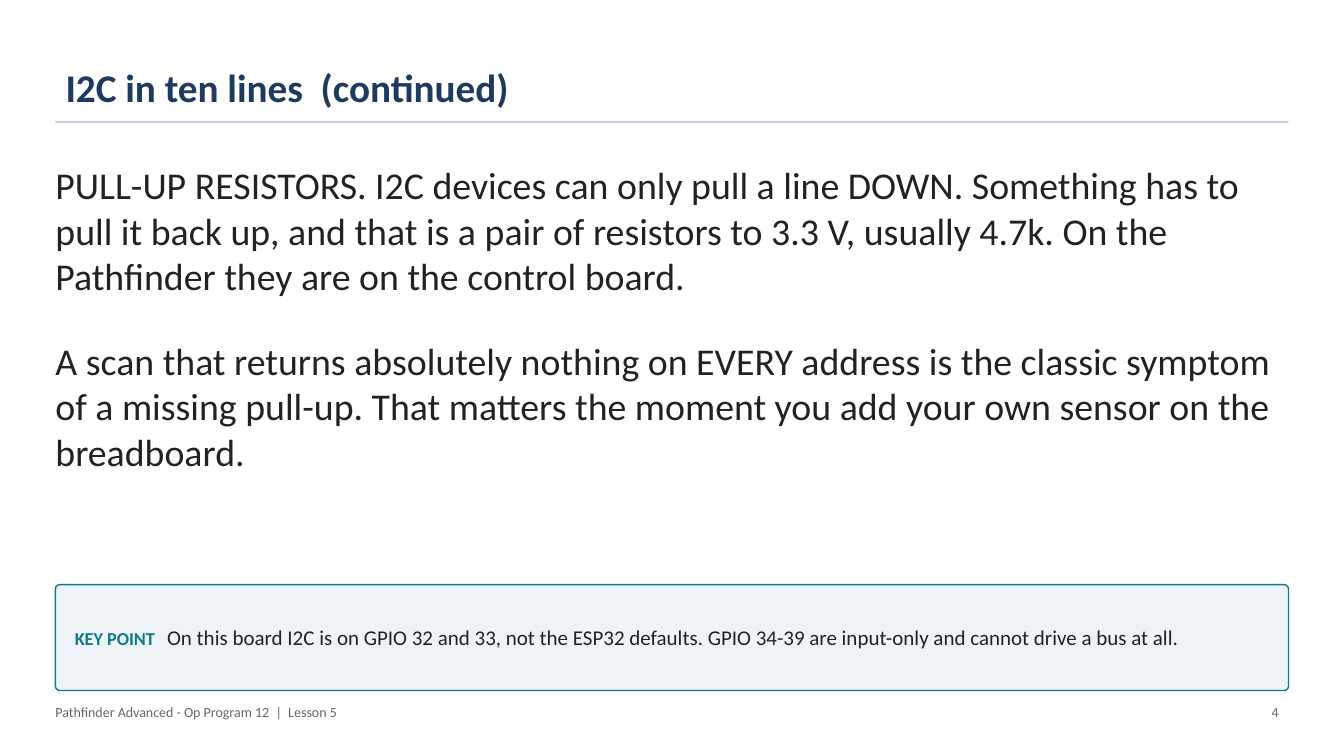
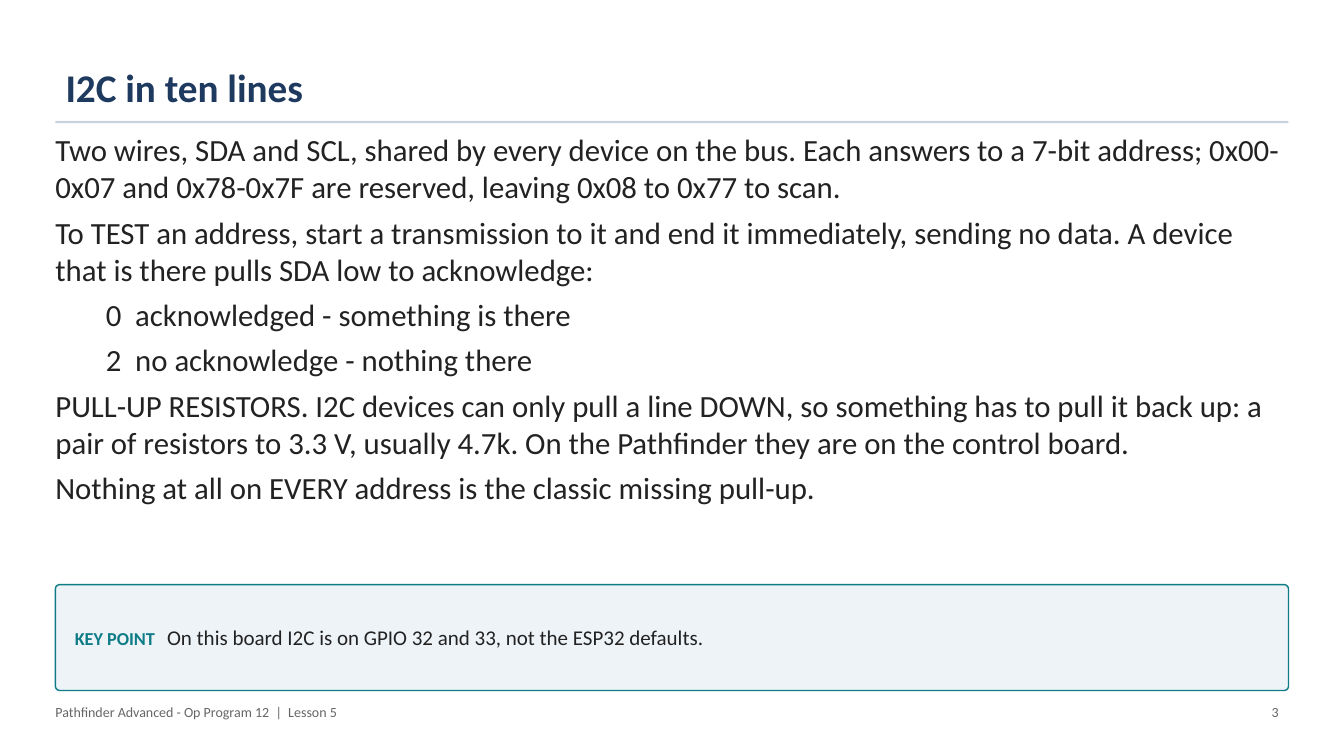
Before and after one commit to PorpoiseRobotics/porpoise-robotics, a slide deck: slide 4 of ground-vehicle/docs/courses/advanced/l5_sensors_and_self_test.pptx (slide 5 before the commit). Drawn at 1344x756 pixels with LibreOffice and Linux fonts; fonts in the diff are those of the drawing. Boxes give left, top, right and bottom in pixels: in the first picture for what was removed or moved away, otherwise in the second. Text is boxed around its words. In the diff, an @@ line names an element or a change of style, - is before the commit and + after.

```diff
--- a/ground-vehicle/docs/courses/advanced/l5_sensors_and_self_test.pptx
+++ b/ground-vehicle/docs/courses/advanced/l5_sensors_and_self_test.pptx
@@ title at bbox=[66, 74, 303, 103]: text changed @@
-I2C in ten lines (continued)
+I2C in ten lines
@@ text at bbox=[55, 139, 1278, 505]: text changed; size 27 to 22 pt @@
-PULL-UP RESISTORS. I2C devices can only pull a line DOWN. Something has to pull it back up, and that is a pair of resistors to 3.3 V, usually 4.7k. On the Pathfinder they are on the control board.
-A scan that returns absolutely nothing on EVERY address is the classic symptom of a missing pull-up. That matters the moment you add your own sensor on the breadboard.
+Two wires, SDA and SCL, shared by every device on the bus. Each answers to a 7-bit address; 0x00-0x07 and 0x78-0x7F are reserved, leaving 0x08 to 0x77 to scan.
+To TEST an address, start a transmission to it and end it immediately, sending no data. A device that is there pulls SDA low to acknowledge:
+  0 acknowledged - something is there
+  2 no acknowledge - nothing there
+PULL-UP RESISTORS. I2C devices can only pull a line DOWN, so something has to pull it back up: a pair of resistors to 3.3 V, usually 4.7k. On the Pathfinder they are on the control board.
+Nothing at all on EVERY address is the classic missing pull-up.
@@ text in rounded rectangle at bbox=[75, 630, 703, 648]: text changed @@
-KEY POINT On this board I2C is on GPIO 32 and 33, not the ESP32 defaults. GPIO 34-39 are input-only and cannot drive a bus at all.
+KEY POINT On this board I2C is on GPIO 32 and 33, not the ESP32 defaults.
@@ text at bbox=[1272, 708, 1279, 717]: text changed @@
-4
+3
```
Also in this commit, not shown: 16 other slides changed, 5 slides removed, 17 other files.
